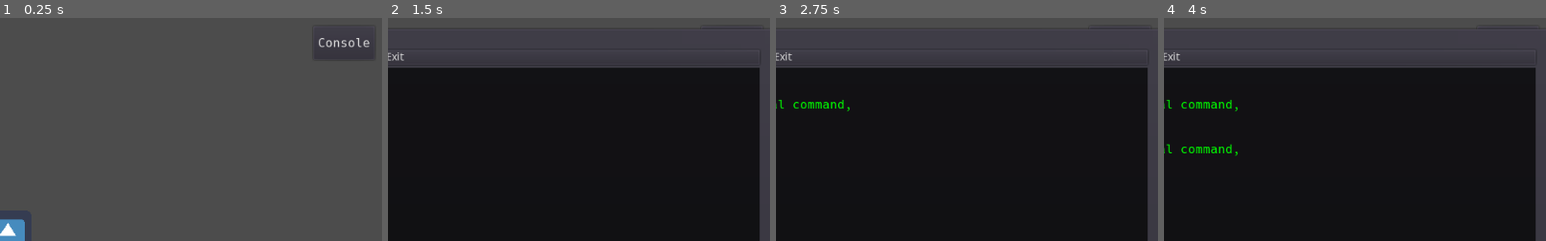
Above: before the commit, frames 1-4 (left to right).
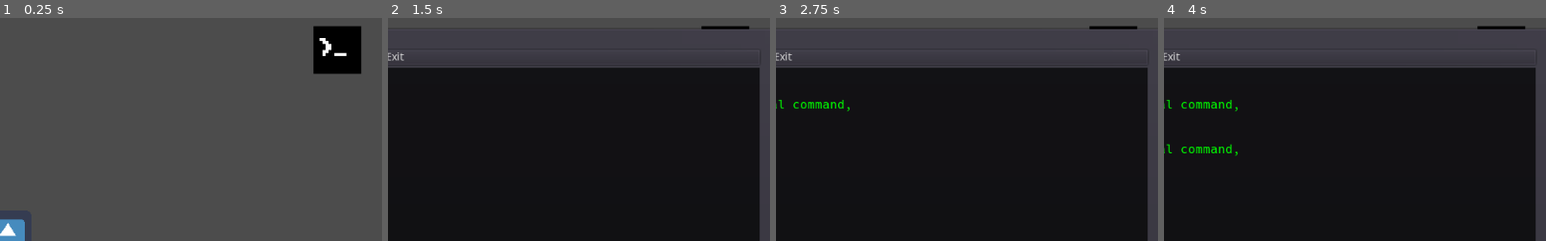
Above: after the commit, the same moments.

Repository: Tri-C-Games/CCC-Jam
Game: Godot game, scene res://World/Tutorial/Tutorial.tscn
Same seed, same stepped clock (60 frames per second), same inputs: the game is played once before the commit and once after it. The engine's default icon, where the game draws it, is replaced by a stand-in: a white triangle on a blue panel in a dark square.
Inputs (mouse positions are % of the whole screen's width and height, from its top left; square brackets give the same spot before the commit, where the layout moved):
- Up to frame 1 (0.25 s): no input
- Up to frame 2 (1.5 s): click (93, 9) [94, 7] at 0.5 s; click (50, 94) at 1.27 s; type "12" at 1.35 s
- Up to frame 3 (2.75 s): tap Enter at 2 s; hold D (move_right) from 2.03 s (still down); tap W (jump) at 2.27 s
- Up to frame 4 (4 s): tap Space at 2.75 s; tap W (jump) at 3.02 s; tap Enter at 3.5 s; release D (move_right) at 3.53 s; hold A (move_left) from 3.53 s (still down)
The pictures show only the part of the screen within x 49-99%, y 1-51%; the shares and areas given below are measured in that part.

The runs differ from the first frame. In frame 1, 2.7% of the frame differs, in the area x 82-97%, y 3-26%; in frame 2, 0.2%; in frame 3, 0.2%; in frame 4, 0.2%.

Commit message:
add an atlas

Diff:
--- a/UI/HUD/HUD.tscn
+++ b/UI/HUD/HUD.tscn
@@ -1,8 +1,10 @@
-[gd_scene load_steps=4 format=2]
+[gd_scene load_steps=6 format=2]
 
 [ext_resource path="res://UI/Hacking/Console Theme.tres" type="Theme" id=1]
 [ext_resource path="res://UI/HUD/HUD.gd" type="Script" id=2]
 [ext_resource path="res://UI/Hacking/Hacking GUI.tscn" type="PackedScene" id=3]
+[ext_resource path="res://Sprites/Terminal/Terminal2.png" type="Texture" id=4]
+[ext_resource path="res://Sprites/Terminal/Terminal.png" type="Texture" id=5]
 
 [node name="HUD" type="CanvasLayer"]
 pause_mode = 2
@@ -21,18 +23,17 @@
 "_edit_use_anchors_": false
 }
 
-[node name="Button" type="Button" parent="MarginContainer"]
+[node name="Button" type="TextureButton" parent="MarginContainer"]
 margin_left = 20.0
 margin_top = 20.0
-margin_right = 102.0
-margin_bottom = 65.0
+margin_right = 84.0
+margin_bottom = 84.0
 size_flags_horizontal = 0
 theme = ExtResource( 1 )
-text = "Console"
-__meta__ = {
-"_edit_use_anchors_": false
-}
+texture_normal = ExtResource( 5 )
+texture_pressed = ExtResource( 4 )
 
 [node name="Hacking GUI" parent="." instance=ExtResource( 3 )]
+visible = false
 [connection signal="pressed" from="MarginContainer/Button" to="." method="toggle_console"]
 [connection signal="exit_pressed" from="Hacking GUI" to="." method="toggle_console"]
--- a/World/Tutorial/Tutorial.tscn
+++ b/World/Tutorial/Tutorial.tscn
@@ -30,6 +30,9 @@
 [sub_resource type="ConvexPolygonShape2D" id=9]
 points = PoolVector2Array( 0, 0, 64, 0, 64, 64, 0, 64 )
 
+[sub_resource type="ConvexPolygonShape2D" id=10]
+points = PoolVector2Array( 0, 0, 64, 0, 64, 64, 0, 64 )
+
 [sub_resource type="ConvexPolygonShape2D" id=11]
 points = PoolVector2Array( 0, 0, 64, 0, 64, 64, 0, 64 )
 
@@ -63,10 +66,7 @@
 [sub_resource type="ConvexPolygonShape2D" id=21]
 points = PoolVector2Array( 0, 0, 64, 0, 64, 64, 0, 64 )
 
-[sub_resource type="ConvexPolygonShape2D" id=22]
-points = PoolVector2Array( 0, 0, 64, 0, 64, 64, 0, 64 )
-
-[sub_resource type="TileSet" id=10]
+[sub_resource type="TileSet" id=22]
 0/name = "Tile Sheet.png 0"
 0/texture = ExtResource( 2 )
 0/tex_offset = Vector2( 0, 0 )
@@ -160,26 +160,26 @@
 1/navigation_offset = Vector2( 0, 0 )
 1/shape_offset = Vector2( 0, 0 )
 1/shape_transform = Transform2D( 1, 0, 0, 1, 0, 0 )
-1/shape = SubResource( 11 )
+1/shape = SubResource( 10 )
 1/shape_one_way = false
 1/shape_one_way_margin = 1.0
 1/shapes = [ {
 "autotile_coord": Vector2( 0, 0 ),
 "one_way": false,
 "one_way_margin": 1.0,
+"shape": SubResource( 10 ),
+"shape_transform": Transform2D( 1, 0, 0, 1, 0, 0 )
+}, {
+"autotile_coord": Vector2( 1, 0 ),
+"one_way": false,
+"one_way_margin": 1.0,
 "shape": SubResource( 11 ),
 "shape_transform": Transform2D( 1, 0, 0, 1, 0, 0 )
 }, {
-"autotile_coord": Vector2( 1, 0 ),
+"autotile_coord": Vector2( 2, 0 ),
 "one_way": false,
 "one_way_margin": 1.0,
 "shape": SubResource( 12 ),
-"shape_transform": Transform2D( 1, 0, 0, 1, 0, 0 )
-}, {
-"autotile_coord": Vector2( 2, 0 ),
-"one_way": false,
-"one_way_margin": 1.0,
-"shape": SubResource( 13 ),
 "shape_transform": Transform2D( 1, 0, 0, 1, 0, 0 )
 } ]
 1/z_index = 0
@@ -200,32 +200,32 @@
 2/navigation_offset = Vector2( 0, 0 )
 2/shape_offset = Vector2( 0, 0 )
 2/shape_transform = Transform2D( 1, 0, 0, 1, 0, 0 )
-2/shape = SubResource( 14 )
+2/shape = SubResource( 13 )
 2/shape_one_way = false
 2/shape_one_way_margin = 1.0
 2/shapes = [ {
 "autotile_coord": Vector2( 0, 0 ),
 "one_way": false,
 "one_way_margin": 1.0,
+"shape": SubResource( 13 ),
+"shape_transform": Transform2D( 1, 0, 0, 1, 0, 0 )
+}, {
+"autotile_coord": Vector2( 0, 0 ),
+"one_way": false,
+"one_way_margin": 1.0,
 "shape": SubResource( 14 ),
 "shape_transform": Transform2D( 1, 0, 0, 1, 0, 0 )
 }, {
-"autotile_coord": Vector2( 0, 0 ),
+"autotile_coord": Vector2( 0, 1 ),
 "one_way": false,
 "one_way_margin": 1.0,
 "shape": SubResource( 15 ),
 "shape_transform": Transform2D( 1, 0, 0, 1, 0, 0 )
 }, {
-"autotile_coord": Vector2( 0, 1 ),
+"autotile_coord": Vector2( 0, 2 ),
 "one_way": false,
 "one_way_margin": 1.0,
 "shape": SubResource( 16 ),
-"shape_transform": Transform2D( 1, 0, 0, 1, 0, 0 )
-}, {
-"autotile_coord": Vector2( 0, 2 ),
-"one_way": false,
-"one_way_margin": 1.0,
-"shape": SubResource( 17 ),
 "shape_transform": Transform2D( 1, 0, 0, 1, 0, 0 )
 } ]
 2/z_index = 0
@@ -267,33 +267,33 @@
 4/navigation_offset = Vector2( 0, 0 )
 4/shape_offset = Vector2( 0, 0 )
 4/shape_transform = Transform2D( 1, 0, 0, 1, 0, 0 )
-4/shape = SubResource( 19 )
+4/shape = SubResource( 18 )
 4/shape_one_way = false
 4/shape_one_way_margin = 1.0
 4/shapes = [ {
 "autotile_coord": Vector2( 0, 0 ),
 "one_way": false,
 "one_way_margin": 1.0,
+"shape": SubResource( 18 ),
+"shape_transform": Transform2D( 1, 0, 0, 1, 0, 0 )
+}, {
+"autotile_coord": Vector2( 1, 0 ),
+"one_way": false,
+"one_way_margin": 1.0,
 "shape": SubResource( 19 ),
 "shape_transform": Transform2D( 1, 0, 0, 1, 0, 0 )
 }, {
-"autotile_coord": Vector2( 1, 0 ),
+"autotile_coord": Vector2( 0, 1 ),
 "one_way": false,
 "one_way_margin": 1.0,
 "shape": SubResource( 20 ),
 "shape_transform": Transform2D( 1, 0, 0, 1, 0, 0 )
 }, {
-"autotile_coord": Vector2( 0, 1 ),
+"autotile_coord": Vector2( 1, 1 ),
 "one_way": false,
 "one_way_margin": 1.0,
 "shape": SubResource( 21 ),
 "shape_transform": Transform2D( 1, 0, 0, 1, 0, 0 )
-}, {
-"autotile_coord": Vector2( 1, 1 ),
-"one_way": false,
-"one_way_margin": 1.0,
-"shape": SubResource( 22 ),
-"shape_transform": Transform2D( 1, 0, 0, 1, 0, 0 )
 } ]
 4/z_index = 0
 
Not shown, changed: Sprites/Terminal/Terminal.png.import
Not shown, changed: Sprites/Terminal/Terminal2.png.import
Not shown, changed: Tiles/Tile Sheet.png.import
Not shown: 2 places in World/Tutorial/Tutorial.tscn that only renumber resources
